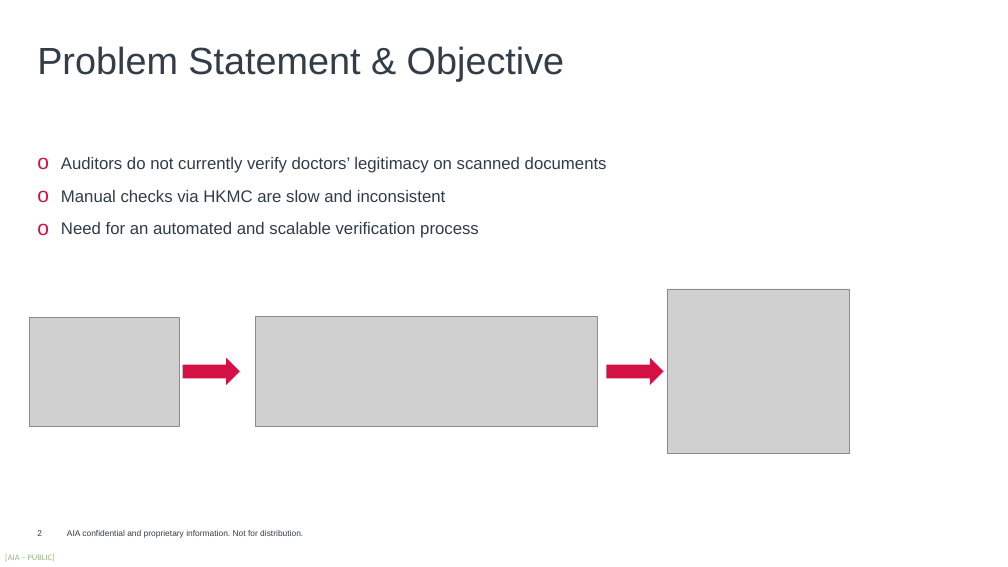
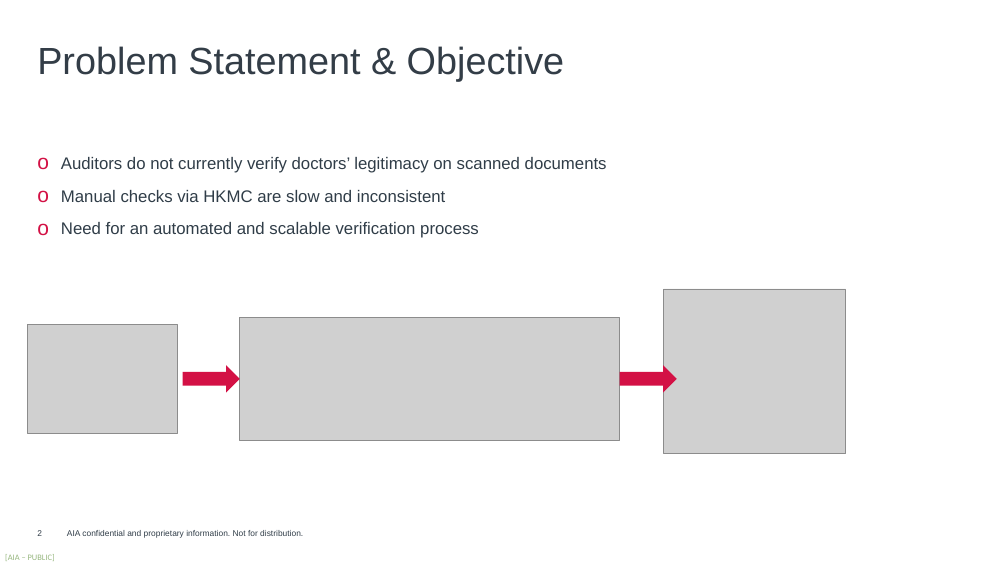
Before and after one commit to harrysokool/AIA-work, a slide deck: slide 2 of powerpoint/automate_doctor_checking-draft.pptx. Drawn at 1008x567 pixels with LibreOffice and Linux fonts; fonts in the diff are those of the drawing; grey boxes stand for pictures; background and template pictures are left out. Boxes give left, top, right and bottom in pixels: in the first picture for what was removed or moved away, otherwise in the second. Text is boxed around its words. In the diff, an @@ line names an element or a change of style, - is before the commit and + after.

Commit message:
update ppt

```diff
--- a/powerpoint/automate_doctor_checking-draft.pptx
+++ b/powerpoint/automate_doctor_checking-draft.pptx
@@ picture: place and size @@
-picture at (29, 318, 179, 426)
+picture at (28, 324, 178, 433)
@@ picture: place and size @@
-picture at (255, 316, 597, 426)
+picture at (240, 318, 619, 441)
@@ right arrow: place and size @@
-right arrow at (183, 358, 240, 385)
+right arrow at (183, 365, 240, 392)
@@ right arrow: place and size @@
-right arrow at (606, 358, 664, 385)
+right arrow at (620, 365, 678, 392)
```
Also in this commit, not shown: 2 other slides changed, 1 other file.
